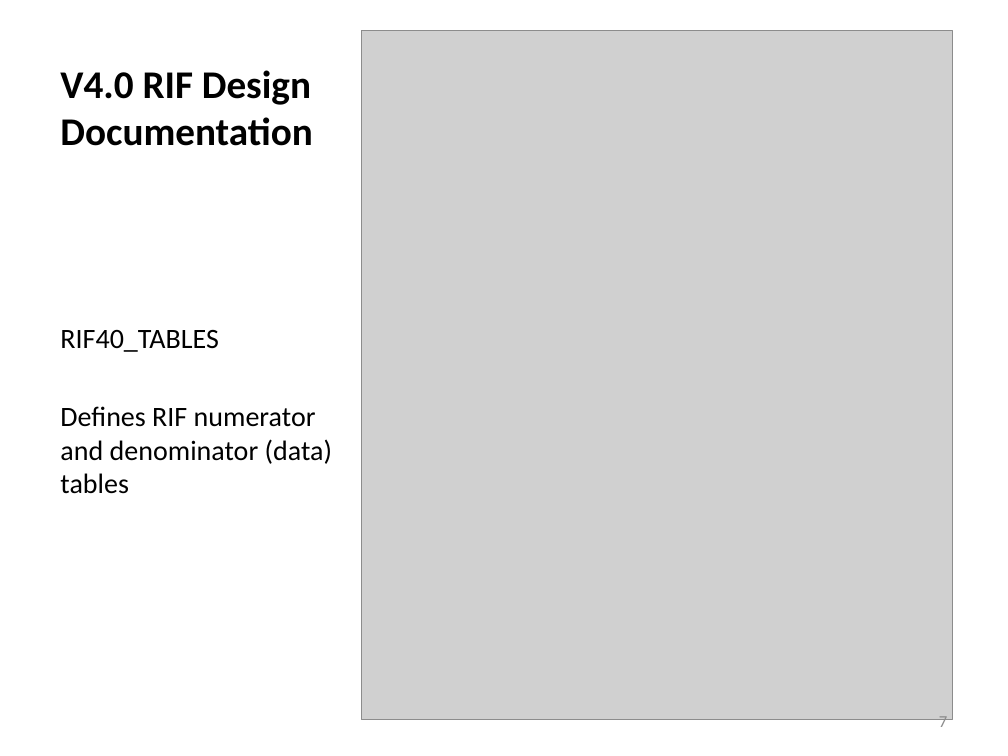
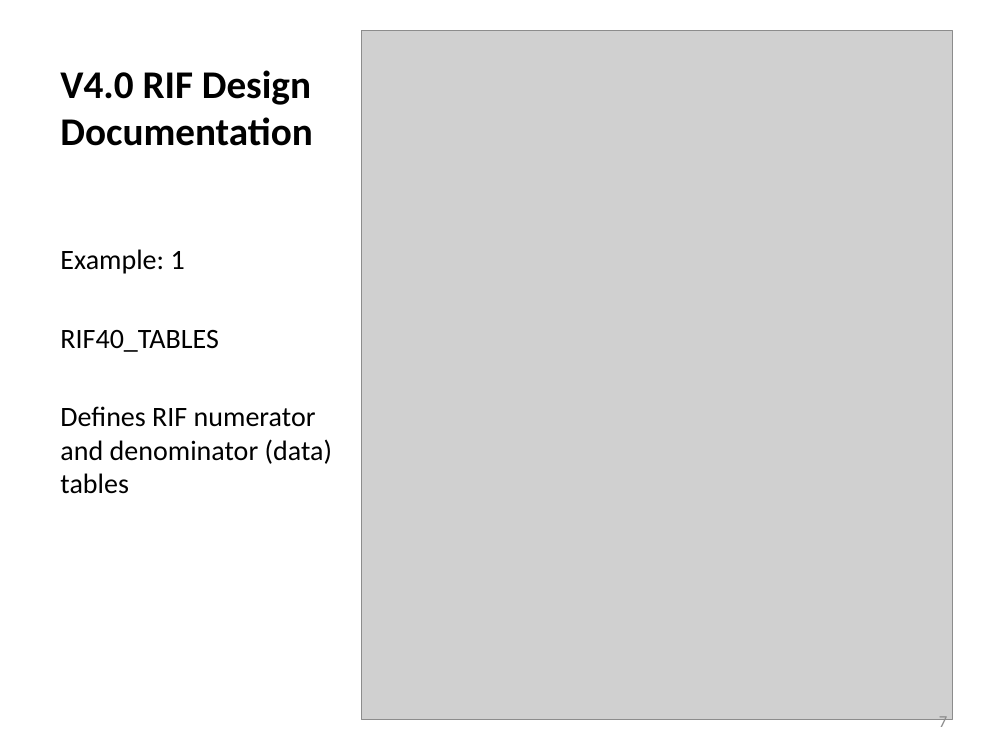
Before and after one commit to smallAreaHealthStatisticsUnit/rapidInquiryFacility, a slide deck: slide 7 of rifDatabase/RIF database.pptx. Drawn at 1008x756 pixels with LibreOffice and Linux fonts; fonts in the diff are those of the drawing; grey boxes stand for pictures. Boxes give left, top, right and bottom in pixels: in the first picture for what was removed or moved away, otherwise in the second. Text is boxed around its words. In the diff, an @@ line names an element or a change of style, - is before the commit and + after.

```diff
--- a/rifDatabase/RIF database.pptx
+++ b/rifDatabase/RIF database.pptx
@@ text at (60, 249, 185, 274): paragraph added @@
+Example: 1
```
Also in this commit, not shown: 7 other slides changed, 14 slides added, 1 other file.
